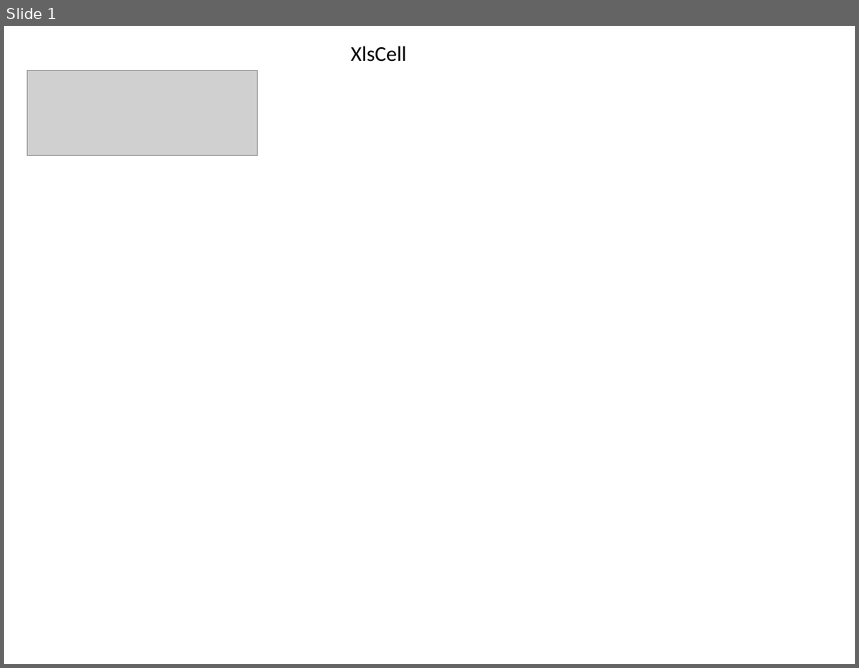
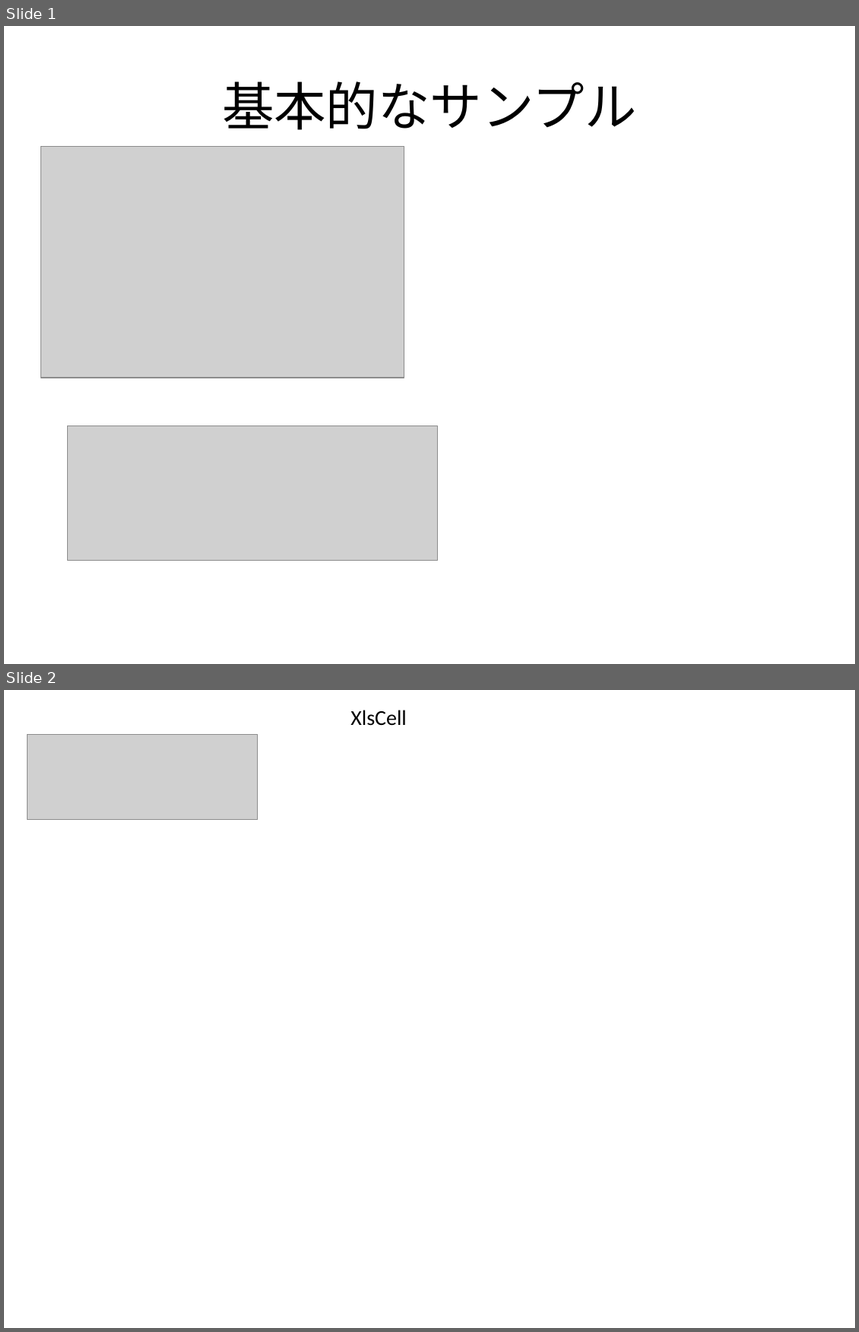
Before and after one commit to mygreen/xlsmapper, a slide deck: src/site/sphinx/memo/images.pptx. Shown one above the other, each under a label of ours: slide 1 before the commit, slides 1 and 2 after it. The pictures are 859x668 and 859x1332 pixels, drawn with LibreOffice and Linux fonts; fonts in the diff are those of the drawing; grey boxes stand for pictures. Boxes give left, top, right and bottom in pixels: in the first picture for what was removed or moved away, otherwise in the second. Text is boxed around its words. In the diff, an @@ line names an element or a change of style, - is before the commit and + after.

```diff
--- a/src/site/sphinx/memo/images.pptx
+++ b/src/site/sphinx/memo/images.pptx
@@ slide 1 added at box(4, 26, 855, 664), background #FFFFFF @@
@@ title added at box(222, 81, 636, 130), 44 pt, text #000000 @@
+基本的なサンプル
@@ picture added at box(40, 146, 404, 378) @@
@@ picture added at box(68, 426, 437, 560) @@
@@ what was slide 1 is now slide 2 @@
```
Also in this commit, not shown: 1 slide changed, 1 other file.
